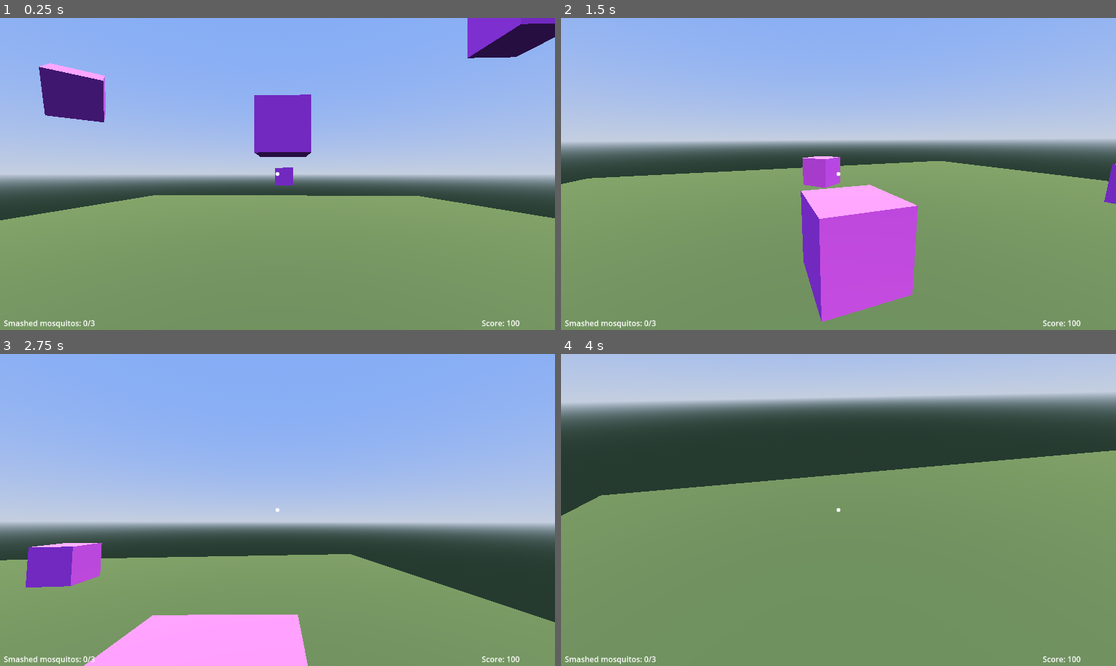
Above: before the commit, frames 1-4 (two rows, left to right).
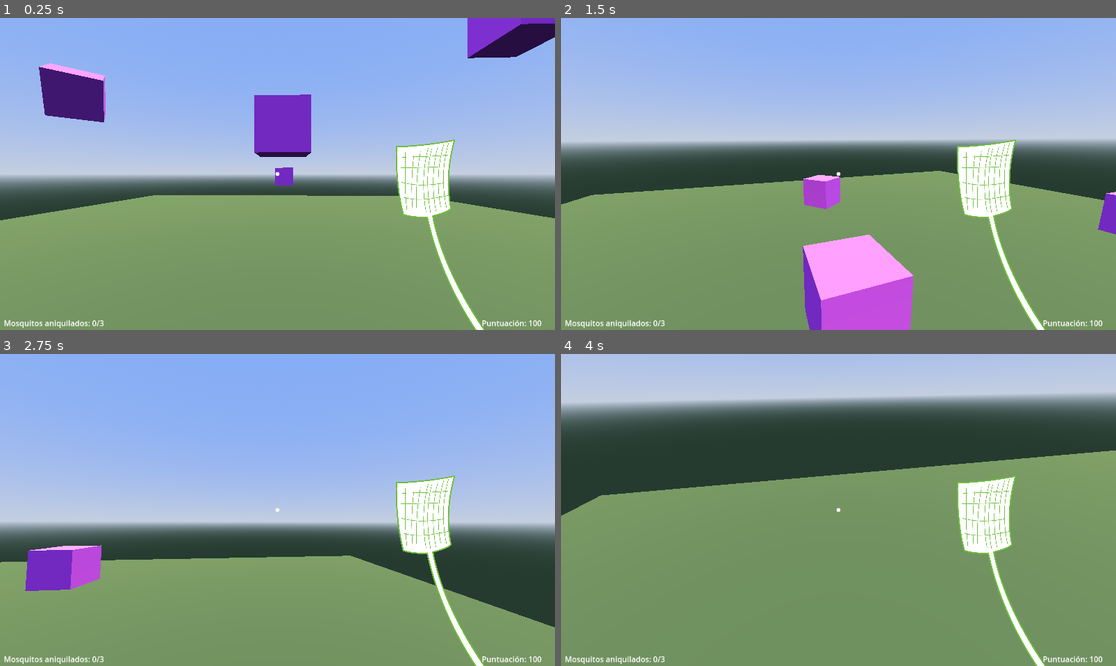
Above: after the commit, the same moments.

Repository: aaroca/thehunt-godot
Game: Godot game, scene res://scenes/main.tscn
Same seed, same stepped clock (60 frames per second), same inputs: the game is played once before the commit and once after it.
Inputs (mouse positions are in pixels of both pictures, inside the frame that each line leads up to):
- Up to frame 1 (0.25 s): no input
- Up to frame 2 (1.5 s): tap Enter (restart, bound only after the commit) at 0.5 s; move the mouse to (866, 174) at 0.52 s; press the mouse at (866, 174) at 0.53 s; hold Up (ui_up) 0.53-1.28 s; tap Keypad Enter (ui_accept) at 0.77, 1.07 s; tap Tab (ui_tab) at 0.8, 1.35 s; move the mouse to (727, 189) at 1.27 s; release the mouse at (727, 189) at 1.28 s; hold Down (ui_down) from 1.28 s (still down); click (727, 189) at 1.42 s
- Up to frame 3 (2.75 s): tap Keypad Enter (ui_accept) at 1.52, 1.55, 1.82, 2.1 s; move the mouse to (288, 503) at 2.02 s; release Down (ui_down) at 2.03 s; press the mouse at (288, 503) at 2.03 s; hold Up (ui_up) from 2.03 s (still down)
- Up to frame 4 (4 s): move the mouse to (832, 516) at 2.77 s; release the mouse at (832, 516) at 2.78 s; click (832, 516) at 2.85 s; tap Keypad Enter (ui_accept) at 3.02, 3.32, 3.77, 3.8 s; tap Tab (ui_tab) at 3.05 s; move the mouse to (1005, 556) at 3.52 s; release Up (ui_up) at 3.53 s; hold Left (ui_left) from 3.53 s (still down); hold Tab (ui_tab) from 3.53 s (still down); click (1005, 556) at 3.67 s

The runs differ from the first frame. In frame 1, 3.1% of the frame differs, in the area x 0-98%, y 38-100%; in frame 2, 15%, in the area x 0-100%, y 38-100%; in frame 3, 9.5%; in frame 4, 3.1%.

Commit message:
UI

Diff:
--- a/prefabs/player.tscn
+++ b/prefabs/player.tscn
@@ -1,8 +1,13 @@
-[gd_scene load_steps=6 format=3 uid="uid://b34rym0jaouju"]
+[gd_scene load_steps=11 format=3 uid="uid://b34rym0jaouju"]
 
 [ext_resource type="Script" path="res://scripts/player.gd" id="1_45v8c"]
 [ext_resource type="Script" path="res://scripts/camera.gd" id="2_fsokt"]
 [ext_resource type="Texture2D" uid="uid://52rbplp5ou6l" path="res://assets/2d/crosshair001.png" id="3_plbpq"]
+[ext_resource type="Texture2D" uid="uid://ckrsthw6oyir5" path="res://assets/2d/swatter.png" id="4_womcc"]
+[ext_resource type="AudioStream" uid="uid://b0e875xvbigrx" path="res://assets/audio/snap-cut.mp3" id="5_ev6ug"]
+[ext_resource type="Texture2D" uid="uid://cplqo4lcexrv7" path="res://assets/2d/splat20-red.png" id="5_oxl57"]
+[ext_resource type="Script" path="res://scripts/splat.gd" id="6_2dceo"]
+[ext_resource type="AudioStream" uid="uid://cfb2mbnftbkmy" path="res://assets/audio/blood-cut.wav" id="6_s2p51"]
 
 [sub_resource type="BoxShape3D" id="BoxShape3D_8luw3"]
 size = Vector3(1, 2.00823, 1)
@@ -94,8 +99,75 @@
 grow_vertical = 0
 text = "Score:"
 
+[node name="swatter" type="TextureRect" parent="playerCollision/playerShape/mainCamera"]
+offset_left = 848.0
+offset_top = 168.0
+offset_right = 1335.0
+offset_bottom = 574.0
+rotation = 0.523598
+texture = ExtResource("4_womcc")
+expand_mode = 1
+
+[node name="splat" type="TextureRect" parent="playerCollision/playerShape/mainCamera"]
+visible = false
+offset_left = 488.0
+offset_top = 232.0
+offset_right = 688.0
+offset_bottom = 432.0
+texture = ExtResource("5_oxl57")
+expand_mode = 1
+script = ExtResource("6_2dceo")
+
+[node name="splatTimer" type="Timer" parent="playerCollision/playerShape/mainCamera/splat"]
+wait_time = 0.5
+
+[node name="gameoverScreen" type="ColorRect" parent="playerCollision/playerShape/mainCamera"]
+visible = false
+anchors_preset = 15
+anchor_right = 1.0
+anchor_bottom = 1.0
+grow_horizontal = 2
+grow_vertical = 2
+color = Color(0, 0, 0, 1)
+
+[node name="gameover" type="Label" parent="playerCollision/playerShape/mainCamera/gameoverScreen"]
+layout_mode = 1
+anchors_preset = 14
+anchor_top = 0.5
+anchor_right = 1.0
+anchor_bottom = 0.5
+offset_top = -11.5
+offset_bottom = 11.5
+grow_horizontal = 2
+grow_vertical = 2
+text = "Game Over"
+horizontal_alignment = 1
+vertical_alignment = 1
+
+[node name="instructions" type="Label" parent="playerCollision/playerShape/mainCamera/gameoverScreen"]
+layout_mode = 1
+anchors_preset = 14
+anchor_top = 0.5
+anchor_right = 1.0
+anchor_bottom = 0.5
+offset_top = 44.0
+offset_bottom = 67.0
+grow_horizontal = 2
+grow_vertical = 2
+text = "ESC: salir                        ENTER: reiniciar"
+horizontal_alignment = 1
+vertical_alignment = 1
+
 [node name="debugTimeout" type="Timer" parent="."]
 wait_time = 2.0
 autostart = true
 
+[node name="snap" type="AudioStreamPlayer" parent="."]
+stream = ExtResource("5_ev6ug")
+
+[node name="blood" type="AudioStreamPlayer" parent="."]
+stream = ExtResource("6_s2p51")
+volume_db = 5.0
+
+[connection signal="timeout" from="playerCollision/playerShape/mainCamera/splat/splatTimer" to="playerCollision/playerShape/mainCamera/splat" method="_hide"]
 [connection signal="timeout" from="debugTimeout" to="." method="_on_debug_timeout"]
--- a/project.godot
+++ b/project.godot
@@ -17,6 +17,12 @@
 
 [input]
 
+ui_accept={
+"deadzone": 0.5,
+"events": [Object(InputEventKey,"resource_local_to_scene":false,"resource_name":"","device":0,"window_id":0,"alt_pressed":false,"shift_pressed":false,"ctrl_pressed":false,"meta_pressed":false,"pressed":false,"keycode":4194310,"physical_keycode":0,"key_label":0,"unicode":0,"echo":false,"script":null)
+, Object(InputEventKey,"resource_local_to_scene":false,"resource_name":"","device":0,"window_id":0,"alt_pressed":false,"shift_pressed":false,"ctrl_pressed":false,"meta_pressed":false,"pressed":false,"keycode":32,"physical_keycode":0,"key_label":0,"unicode":32,"echo":false,"script":null)
+]
+}
 ui_left={
 "deadzone": 0.5,
 "events": [Object(InputEventKey,"resource_local_to_scene":false,"resource_name":"","device":0,"window_id":0,"alt_presse …(181 unchanged characters)…
@@ -49,6 +55,21 @@
 , Object(InputEventKey,"resource_local_to_scene":false,"resource_name":"","device":-1,"window_id":0,"alt_pressed":false,"shift_pressed":false,"ctrl_pressed":false,"meta_pressed":false,"pressed":false,"keycode":0,"physical_keycode":83,"key_label":0,"unicode":115,"echo":false,"script":null)
 ]
 }
+ui_text_completion_accept={
+"deadzone": 0.5,
+"events": [Object(InputEventKey,"resource_local_to_scene":false,"resource_name":"","device":0,"window_id":0,"alt_pressed":false,"shift_pressed":false,"ctrl_pressed":false,"meta_pressed":false,"pressed":false,"keycode":4194310,"physical_keycode":0,"key_label":0,"unicode":0,"echo":false,"script":null)
+]
+}
+ui_text_newline={
+"deadzone": 0.5,
+"events": [Object(InputEventKey,"resource_local_to_scene":false,"resource_name":"","device":0,"window_id":0,"alt_pressed":false,"shift_pressed":false,"ctrl_pressed":false,"meta_pressed":false,"pressed":false,"keycode":4194310,"physical_keycode":0,"key_label":0,"unicode":0,"echo":false,"script":null)
+]
+}
+ui_text_submit={
+"deadzone": 0.5,
+"events": [Object(InputEventKey,"resource_local_to_scene":false,"resource_name":"","device":0,"window_id":0,"alt_pressed":false,"shift_pressed":false,"ctrl_pressed":false,"meta_pressed":false,"pressed":false,"keycode":4194310,"physical_keycode":0,"key_label":0,"unicode":0,"echo":false,"script":null)
+]
+}
 ui_exit={
 "deadzone": 0.5,
 "events": [Object(InputEventKey,"resource_local_to_scene":false,"resource_name":"","device":-1,"window_id":0,"alt_press …(182 unchanged characters)…
@@ -64,6 +85,11 @@
 "events": [Object(InputEventMouseButton,"resource_local_to_scene":false,"resource_name":"","device":-1,"window_id":0,"a …(258 unchanged characters)…
 ]
 }
+restart={
+"deadzone": 0.5,
+"events": [Object(InputEventKey,"resource_local_to_scene":false,"resource_name":"","device":-1,"window_id":0,"alt_pressed":false,"shift_pressed":false,"ctrl_pressed":false,"meta_pressed":false,"pressed":false,"keycode":0,"physical_keycode":4194309,"key_label":0,"unicode":0,"echo":false,"script":null)
+]
+}
 
 [layer_names]
 
--- a/scripts/main.gd
+++ b/scripts/main.gd
@@ -17,13 +17,9 @@
 func _input(event):
 	if event.is_action_pressed("ui_exit"):
 		get_tree().quit()
-	elif event.is_action_pressed("ui_tab"):
-		if Input.mouse_mode == Input.MOUSE_MODE_CAPTURED:
-			Input.mouse_mode = self.original_mouse_mode
-			emit_signal("debug", "Mouse free")
-		else:
-			Input.mouse_mode = Input.MOUSE_MODE_CAPTURED
-			emit_signal("debug", "Mouse captured")
+	elif event.is_action_pressed("restart"):
+		if game_ended:
+			get_tree().reload_current_scene()
 
 func _process(delta):
 	if !self.currentMosquito:
--- a/scripts/player.gd
+++ b/scripts/player.gd
@@ -19,8 +19,8 @@
 signal gameover
 
 func _ready():
-	$playerCollision/playerShape/mainCamera/mosquitos.text = "Smashed mosquitos: " + str(self.current_smashed) + "/" + str(self.total_mosquitos)
-	$playerCollision/playerShape/mainCamera/score.text = "Score: " + str(self.current_score)
+	$playerCollision/playerShape/mainCamera/mosquitos.text = "Mosquitos aniquilados: " + str(self.current_smashed) + "/" + str(self.total_mosquitos)
+	$playerCollision/playerShape/mainCamera/score.text = "Puntuación: " + str(self.current_score)
 
 func _physics_process(delta):
 	if not self.game_ended:
@@ -68,16 +68,23 @@
 
 func update_smashed_mosquitos():
 	if not self.game_ended:
+		if not $snap.playing and not $blood.playing:
+			$snap.play()
+			$blood.play()
+		if not $playerCollision/playerShape/mainCamera/splat.visible:
+			$playerCollision/playerShape/mainCamera/splat.visible = true
 		self.current_smashed += 1
-		$playerCollision/playerShape/mainCamera/mosquitos.text = "Smashed mosquitos: " + str(self.current_smashed) + "/" + str(self.total_mosquitos)
+		$playerCollision/playerShape/mainCamera/mosquitos.text = "Mosquitos aniquilados: " + str(self.current_smashed) + "/" + str(self.total_mosquitos)
 
 		if self.current_smashed == self.total_mosquitos:
 			self._set_gameover()
 
 func update_missed_mosquitos():
 	if not self.game_ended:
+		if not $snap.playing:
+			$snap.play()
 		self.current_score -= self.score_miss
-		$playerCollision/playerShape/mainCamera/score.text = "Score: " + str(self.current_score)
+		$playerCollision/playerShape/mainCamera/score.text = "Puntuación: " + str(self.current_score)
 
 		if self.current_score == 0:
 			self._set_gameover()
@@ -86,3 +93,10 @@
 	self.game_ended = true
 	$playerCollision/playerShape/mainCamera.game_ended = true
 	emit_signal("gameover")
+
+	if self.current_smashed == self.total_mosquitos:
+		$playerCollision/playerShape/mainCamera/gameoverScreen/gameover.text = "Has matado a todos los moquitos. Esta noche podrás dormir"
+	elif self.current_score == 0:
+		$playerCollision/playerShape/mainCamera/gameoverScreen/gameover.text = "Has destrozado todo tu piso. Los mosquitos ganan"
+
+	$playerCollision/playerShape/mainCamera/gameoverScreen.visible = true
--- /dev/null
+++ b/scripts/splat.gd
@@ -0,0 +1,12 @@
+extends TextureRect
+
+var hidding = false
+
+func _process(delta):
+	if self.visible and not hidding:
+		$splatTimer.start()
+		self.hidding = true
+
+func _hide():
+	self.visible = false
+	self.hidding = false
Binary file added: assets/2d/splat20-red.png
Not shown, added: assets/2d/splat20-red.png.import
Binary file added: assets/2d/swatter.png
Not shown, added: assets/2d/swatter.png.import
Not shown, added: assets/audio/blood-cut.wav.import
Not shown, added: assets/audio/snap-cut.mp3.import
Not shown, added: assets/audio/blood-cut.wav
Not shown, added: assets/audio/blood.flac
Not shown, added: assets/audio/snap-cut.mp3
